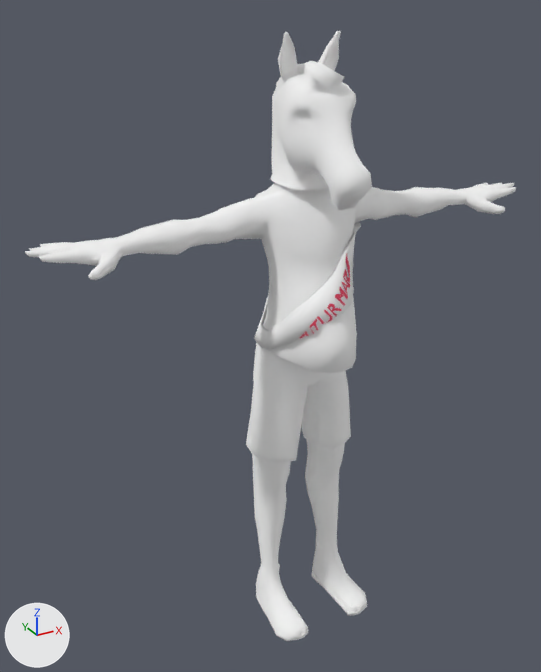
Renders of the glTF model src/assets/models/marie.glb from each side of a commit.
Camera for both pictures: a 50 mm lens placed at (-1.084, -1.828, 1.876), pointed at (-0.097, -0.034, 0.979). Lighting does not change. The marker at lower left points along +X, +Y and +Z. The picture after the commit comes second. Vertices at exactly the same position are counted once.

Objects in the first picture: 'Beach_Feet', 'Beach_Legs', 'Casual2_Body', 'Horse_Head', 'Sash', 'SashText'.
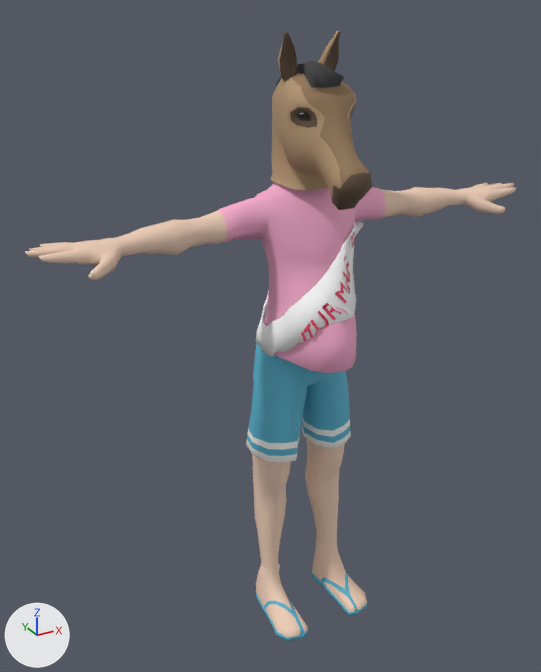
What differs and where, as boxes (x1, y1, x2, y2) in the pictures (541 x 672 px; the box of a moved part takes in the faces that stretch with it):
'Casual2_Body', recoloured, surface changed: (25, 183, 516, 373) in both
'Beach_Legs', recoloured, surface changed (darker): (246, 343, 351, 572) in both
'Horse_Head', recoloured, surface changed (white to brown): (270, 31, 372, 210) in both
'Sash', reshaped (7% taller): before (254, 222, 361, 349); after (256, 221, 363, 357)
'Beach_Feet', recoloured, surface changed (white to beige): (256, 541, 367, 641) in both
'SashText', reshaped (18% wider, 35% taller): before (300, 254, 350, 338); after (296, 232, 355, 346)
part 1 of me_cube_017, recoloured (white to beige): (256, 541, 367, 638) in both
part 2 of me_cube_017, recoloured: (256, 573, 367, 641) in both
part 3 of me_cube_022, recoloured (white to beige): (252, 440, 345, 572) in both
part 4 of me_cube_022, recoloured: (246, 418, 351, 462) in both
part 6 of me_sashtext, rebuilt: before (304, 328, 314, 336); after (304, 323, 313, 338)
part 7 of me_sashtext, rebuilt (14% wider, 15% taller): before (335, 287, 348, 306); after (335, 281, 350, 303)
part 8 of me_sashtext, deleted: before (317, 310, 332, 324)
part 9 of me_sashtext, moved or reshaped: before (310, 304, 342, 331); after (310, 303, 341, 331)
part 10 of me_sashtext, moved or reshaped: before (343, 256, 350, 287); after (343, 239, 350, 293)

Edits to the bpy script that builds the scene:
```text
Change mat_red_dark_001:
    mat_red_dark_001.metallic: 1.0 -> 0.0
    mat_red_dark_001.base_color: (1.0, 1.0, 1.0) -> (0.1, 0.45, 0.62)  # white #ffffff -> cyan #59b3ce
    mat_red_dark_001.roughness: 1.0 -> 0.8
Change mat_skin_001:
    mat_skin_001.metallic: 1.0 -> 0.0
    mat_skin_001.base_color: (1.0, 1.0, 1.0) -> (0.86, 0.62, 0.48)  # white #ffffff -> beige #efceb8
    mat_skin_001.roughness: 1.0 -> 0.8
Change mat_lightbrown_001:
    mat_lightbrown_001.metallic: 1.0 -> 0.0
    mat_lightbrown_001.base_color: (1.0, 1.0, 1.0) -> (0.95, 0.42, 0.62)  # white #ffffff -> pink #f9adce
    mat_lightbrown_001.roughness: 1.0 -> 0.8
Change mat_brown_001:
    mat_brown_001.metallic: 1.0 -> 0.0
    mat_brown_001.base_color: (1.0, 1.0, 1.0) -> (0.45, 0.3, 0.17)  # white #ffffff -> beige #b39573
    mat_brown_001.roughness: 1.0 -> 0.8
Change mat_brown2_001:
    mat_brown2_001.base_color: (1.0, 1.0, 1.0) -> (0.3, 0.19, 0.1)  # white #ffffff -> brown #957959
    mat_brown2_001.roughness: 1.0 -> 0.8
Change mat_eyebrows_001:
    mat_eyebrows_001.metallic: 1.0 -> 0.0
    mat_eyebrows_001.base_color: (1.0, 1.0, 1.0) -> (0.12, 0.08, 0.05)  # white #ffffff -> brown #61503f
    mat_eyebrows_001.roughness: 1.0 -> 0.8
Change mat_black_001:
    mat_black_001.metallic: 1.0 -> 0.0
    mat_black_001.base_color: (1.0, 1.0, 1.0) -> (0.04, 0.04, 0.04)  # white #ffffff -> dark grey #383838
Change mat_eye_001:
    mat_eye_001.base_color: (1.0, 1.0, 1.0) -> (0.03, 0.02, 0.02)  # white #ffffff -> dark grey #302727
Change me_cube_017:
    where me_cube_017.from_pydata(...)  # 352 vertices, 682 faces; spans x -0.176..0.176, y -0.267..-0.003, z 0.0..0.155
    me_cube_017 part 1: all 376 faces that had it switch from mat_skin_003 (white #ffffff) to mat_skin_001 (beige #efceb8)
    me_cube_017 part 2: all 306 faces that had it switch from mat_red_dark_002 (white #ffffff) to mat_red_dark_001 (cyan #59b3ce)
Change me_cube_022:
    where me_cube_022.from_pydata(...)  # 435 vertices, 830 faces; spans x -0.176..0.176, y -0.158..0.064, z 0.15..0.966
    me_cube_022 part 3: all 276 faces that had it switch from mat_skin_002 (white #ffffff) to mat_skin_001 (beige #efceb8)
    me_cube_022 part 4: all 164 faces that had it switch from mat_white_002 (white #ffffff) to mat_white_001 (white #f6f6f3)
Change me_sash:
    remove me_sash.from_pydata(...)  # 576 vertices, 1152 faces; spans x -0.143..0.197, y -0.25..0.055, z 0.961..1.306
    add me_sash.from_pydata(...)  # 576 vertices, 1152 faces; spans x -0.137..0.206, y -0.255..0.058, z 0.946..1.315
    me_sash part 5: 401 of 576 vertices moved; they spanned x -0.143..0.197, y -0.25..0.055, z 0.961..1.306 and now span x -0.135..0.206, y -0.255..0.058, z 0.946..1.315; mean shift (0.001, 0.0, 0.0); largest move (0.015, -0.247, 1.107) -> (0.057, -0.236, 1.083)
Change me_sashtext:
    remove me_sashtext.from_pydata(...)  # 823 vertices, 1600 faces; spans x -0.1..0.083, y -0.252..-0.166, z 1.039..1.249
    add me_sashtext.from_pydata(...)  # 819 vertices, 1600 faces; spans x -0.109..0.121, y -0.248..-0.134, z 1.005..1.299
    me_sashtext part 6: the loose piece of 156 vertices spanning x -0.091..-0.072, y -0.236..-0.215, z 1.048..1.077 is rebuilt with 16 vertices and now spans x -0.092..-0.074, y -0.236..-0.213, z 1.045..1.086
    me_sashtext part 7: the loose piece of 30 vertices spanning x -0.002..0.046, y -0.239..-0.211, z 1.123..1.17 is rebuilt with 31 vertices and now spans x 0.001..0.057, y -0.227..-0.203, z 1.125..1.185
    me_sashtext part 8: the loose piece of 156 vertices spanning x -0.061..-0.024, y -0.25..-0.23, z 1.085..1.122 is deleted
    me_sashtext part 9: 6 vertices moved within x -0.064..-0.015, y -0.239..-0.233, z 1.067..1.131; 196 vertices removed from x -0.081..0.011, y -0.252..-0.224, z 1.066..1.135; 336 vertices added at x -0.077..0.01, y -0.248..-0.223, z 1.067..1.138
    me_sashtext part 10: 1 vertex moved within x 0.081, y -0.169, z 1.212; 221 vertices removed from x 0.044..0.083, y -0.202..-0.166, z 1.159..1.249; 223 vertices added at x 0.045..0.106, y -0.211..-0.146, z 1.144..1.295
    other edits to the shape of me_sashtext do not show in these pictures
```
